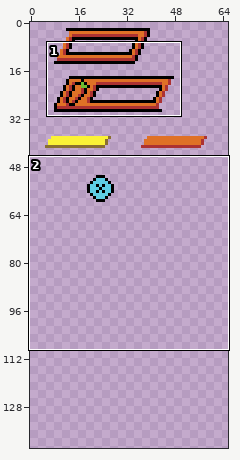
Two states of a pixel-art file, src/hud/hud.aseprite. The first picture is a wide view before the edit; the outline marks the close-up.
Close-up. Before the edit:
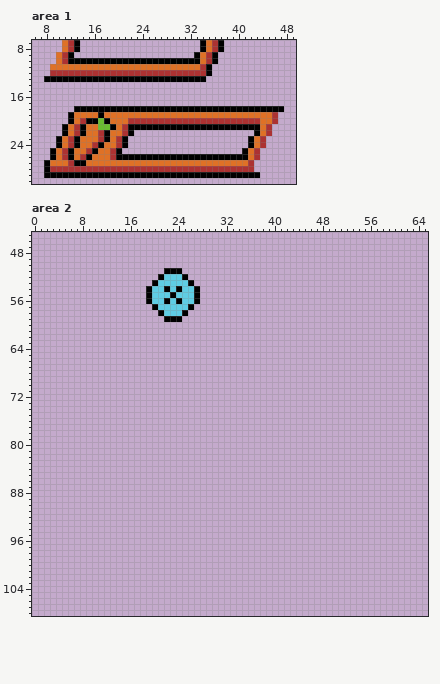
256x256 pixels, 1 frame. Shown: area 1: x 6..49, y 7..30; area 2: x 0..65, y 45..108. The wide view leaves out empty margins. The commit also changed other parts of the picture, which this record leaves out.
The result:
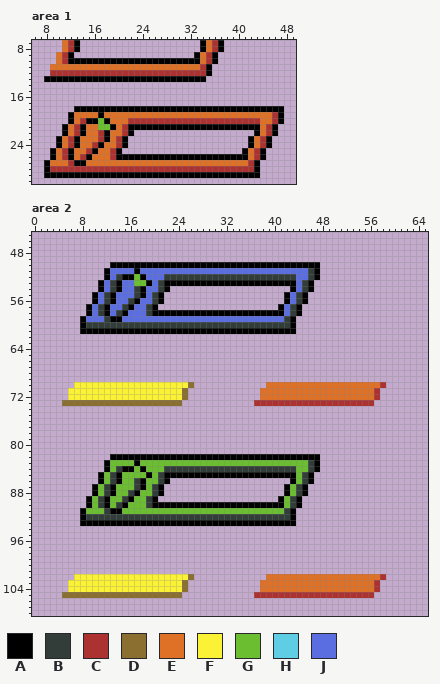
Palette (. is transparent): A #000000  B #323c39  C #ac3232  D #8a6f30  E #df7126  F #fbf236  G #6abe30  H #5fcde4  J #5b6ee1
Difference:
Changed rows in their new state; - is an unchanged pixel.
Area 1:
first column x 43:
19 ----A
20 ----A
21 ---A-
22 ---A-
23 --A--
24 --A--
25 -A---
26 -A---
27 A----
28 A----
Area 2:
first column x 8:
 50 -----AAAAAAAAAAAAAAAAAAAAAAAAAAAAAAAAAAA
 51 ----AJJJJAJJJJJJJJJJJJJJJJJJJJJJJJJJJJBA
 52 ----AJBAAGAJJJBBBBBBBBBBBBBBBBBBBBBBJJBA
 53 ---AJBAJJGGAJBAAAA-AAAAAAAAAAAAAAAAAJBA-
 54 ---AJBAJJBAJJB-.....---------------AJBA-
 55 --AJBAJJJBAJBA......--------------AJBA--
 56 --AJBAJJBAJJBA......--------------AJBA--
 57 -AJBAJJBAJJB-......--------------AJBA---
 58 -AJBAJBAJJJBA-AAA-AAAAAAAAAAAAAAAAJBA---
 59 AJJJBAAJJJJJJJJJJJJJJJJJJJJJJJJJJJBA----
 60 ABBBBBBBBBBBBBBBBBBBBBBBBBBBBBBBBBBA----
 61 AAAAAAAAAAAAAAAAAAAAAAAAAAAAAAAAAAAA----
first column x 5:
 70 --FFFFFFFFFFFFFFFFFFFD------------EEEEEEEEEEEEEEEEEEEC
 71 -FFFFFFFFFFFFFFFFFFFD------------EEEEEEEEEEEEEEEEEEEC-
 72 -FFFFFFFFFFFFFFFFFFFD------------EEEEEEEEEEEEEEEEEEEC-
 73 DDDDDDDDDDDDDDDDDDDD------------CCCCCCCCCCCCCCCCCCCC--
first column x 8:
 82 -----AAAAAAAAAAAAAAAAAAAAAAAAAAAAAAAAAAA
 83 ----AGGGGAGGGGGGGGGGGGGGGGGGGGGGGGGGGGBA
 84 ----AGBAAGAGGGBBBBBBBBBBBBBBBBBBBBBBGGBA
 85 ---AGBAGGGGAGBAAAAAAAAAAAAAAAAAAAAAAGBA-
 86 ---AGBAGGBAGGBA--------------------AGBA-
 87 --AGBAGGGBAGBA--------------------AGBA--
 88 --AGBAGGBAGGBA--------------------AGBA--
 89 -AGBAGGBAGGBA--------------------AGBA---
 90 -AGBAGBAGGGBAAAAAAAAAAAAAAAAAAAAAAGBA---
 91 AGGGBAAGGGGGGGGGGGGGGGGGGGGGGGGGGGBA----
 92 ABBBBBBBBBBBBBBBBBBBBBBBBBBBBBBBBBBA----
 93 AAAAAAAAAAAAAAAAAAAAAAAAAAAAAAAAAAAA----
first column x 5:
102 --FFFFFFFFFFFFFFFFFFFD------------EEEEEEEEEEEEEEEEEEEC
103 -FFFFFFFFFFFFFFFFFFFD------------EEEEEEEEEEEEEEEEEEEC-
104 -FFFFFFFFFFFFFFFFFFFD------------EEEEEEEEEEEEEEEEEEEC-
105 DDDDDDDDDDDDDDDDDDDD------------CCCCCCCCCCCCCCCCCCCC--
Where, in picture pixels (left, top, right, bottom), the same in both close-ups:
added: (254, 112, 284, 172)
changed: (80, 262, 320, 334)
added: (62, 382, 194, 406)
added: (254, 382, 386, 406)
added: (80, 454, 320, 526)
added: (62, 574, 194, 598)
added: (254, 574, 386, 598)
